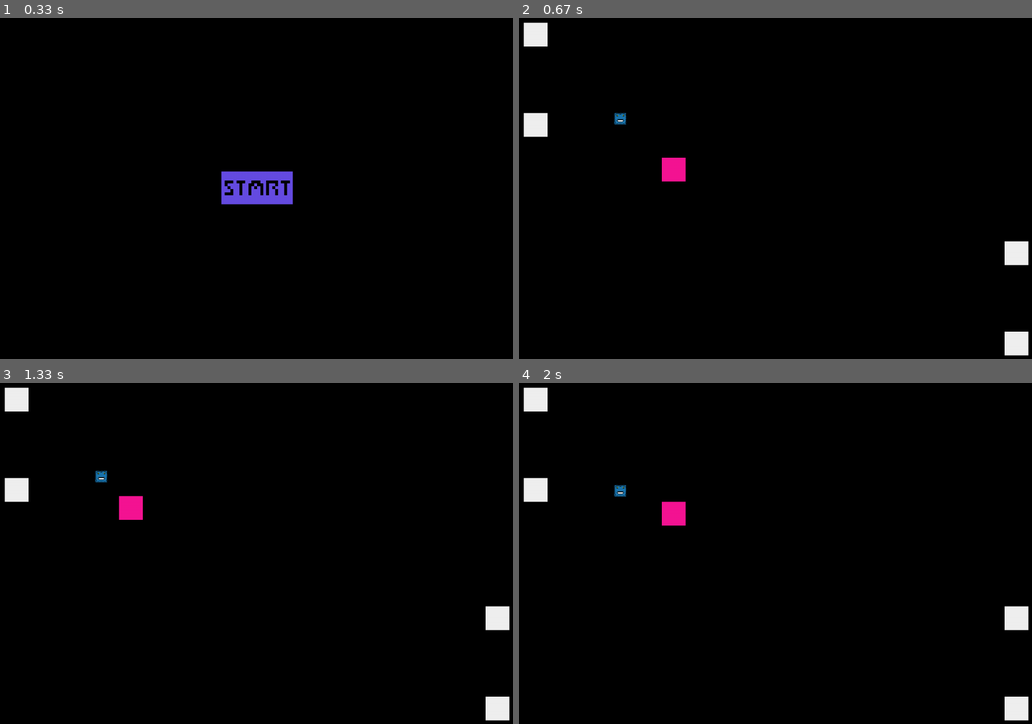
Above: before the commit, frames 1-4 (two rows, left to right).
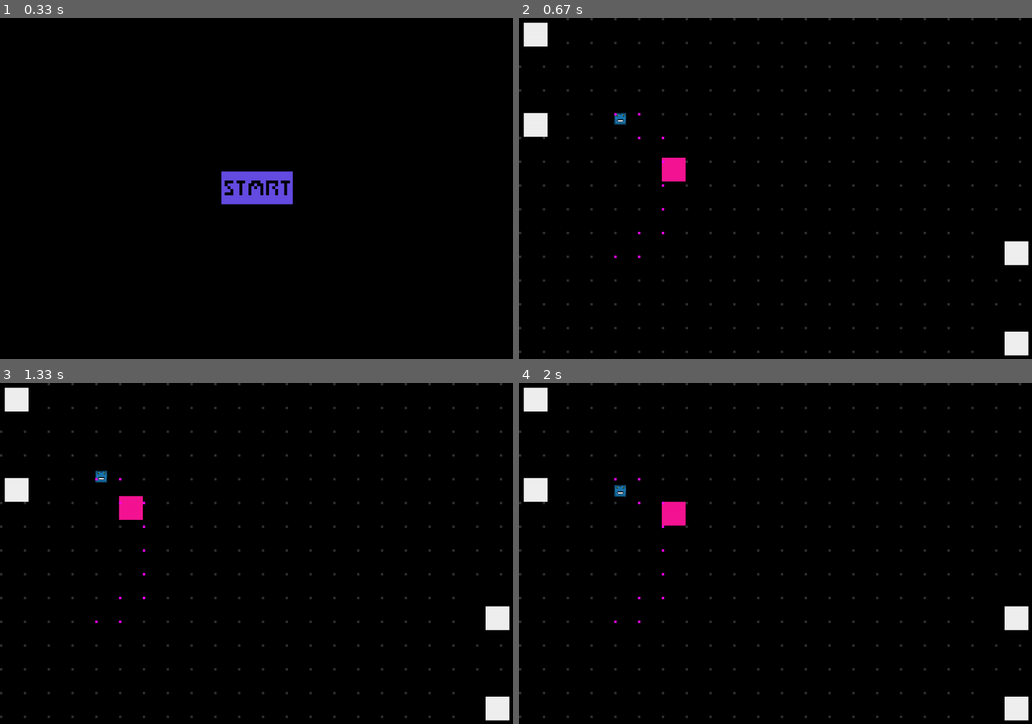
Above: after the commit, the same moments.

Repository: finnstamer/pygameInformatik
Game: pygame game, started from game.py
Same seed, same stepped clock (60 frames per second), same inputs: the game is played once before the commit and once after it.
Inputs (mouse positions are in pixels of both pictures, inside the frame that each line leads up to):
- Up to frame 1 (0.33 s): no input
- Up to frame 2 (0.67 s): click (775, 188) at 0.38 s
- Up to frame 3 (1.33 s): click (420, 543) at 0.72 s; tap W at 1 s
- Up to frame 4 (2 s): tap D at 1.33 s; tap S at 1.67 s

Frame 1 is identical in both runs. In frame 2, 1.0% of the frame differs, in the area x 0-98%, y 0-99%; in frame 3, 1.0%; in frame 4, 1.0%.

Commit message:
Fixed Collision and Level Reset

Diff:
--- a/base/core/Action/MovementRoutine.py
+++ b/base/core/Action/MovementRoutine.py
@@ -14,7 +14,7 @@
         self.grid = NodeStorage.findGrid(self.object)
         self.pathVisualizer = NodeVisualizer([])
         self.gridVisualizer = NodeVisualizer([], (50, 50, 50))
-        self.gridVisualizer.setNodes(self.grid)
+        self.gridVisualizer.setNodes(self.grid).start()
 
         self.middlewareHandler.on("start", lambda: Events.subscribe("game.tick", self.run))
         self.middlewareHandler.on("stop", lambda: Events.unsubscribe("game.tick", self.run))
@@ -37,4 +37,4 @@
             lastPos = self.actions[-1].endState if len(self.actions) > 0 else self.object.pos
             actions.append(MovementAction(self.object, n.pos))
         self.setActions(actions)
-        self.pathVisualizer.setNodes(path)
+        self.pathVisualizer.setNodes(path).start()
--- a/base/core/Game.py
+++ b/base/core/Game.py
@@ -61,7 +61,6 @@
 
         Game.currentLevel = levelId
         if levelId in Game.levels:
-            print(Game.currentLevel)
             Game.level().load()
             return
         raise LookupError(f"Level '{levelId}' not found.")
--- a/base/core/Level/AbstractLevel.py
+++ b/base/core/Level/AbstractLevel.py
@@ -38,4 +38,4 @@
     # Entfernt alle Objekte aus dem Level und lädt es neu
     def reset(self):
         self.delete()
-        self.make()
+        self.load()
--- a/base/objects/Enemy.py
+++ b/base/objects/Enemy.py
@@ -2,13 +2,11 @@
 from pygame import Vector2
 from base.core.Action.MovementRoutine import MovementRoutine
 from base.core.Dependencies.CollisionWatcher import CollisionWatcher
-from base.core.Event.Event import Event
 from base.core.Event.Events import Events
 from base.core.Game import Game
 from base.core.Level.AbstractLevel import AbstractLevel
 from base.core.Object.Factory import Factory
 from base.core.Object.GameObject import GameObject
-from base.objects.Actions.Actions.MovementAction import MovementAction
 from random import randrange
 
 from base.objects.Actions.Routines.FollowObjectRoutine import FollowObjectRoutine
@@ -16,8 +14,8 @@
 class Enemy(GameObject):
     def __init__(self, pos: Vector2 = ..., width: int = 0, height: int = 0, color: Tuple = ...) -> None:
         super().__init__(pos=pos, width=width, height=height, color=(255, 130, 201))
-        self.alertedRadius = Vector2(200, 200)
-        self.sleepRadius = Vector2(400, 400)
+        self.alertedRadius = Vector2(300, 300)
+        self.sleepRadius = Vector2(450, 450)
         self.alertedRadiusObject = GameObject(self.pos, self.alertedRadius.x, self.alertedRadius.y)
         self.sleepRadiusObject = GameObject(self.pos, self.sleepRadius.x, self.sleepRadius.y)
         AbstractLevel.bind(self.alertedRadiusObject, self.sleepRadiusObject)
@@ -32,21 +30,25 @@
         self.health = 100
 
 
-        # Events.subscribe("Level.loaded", self.onLoad)
+        Events.subscribe("Level.loaded", self.onLoad)
         Events.subscribe(f"{player.id}.moved", self.onMovement)
         Events.subscribe(f"{self.id}.moved", self.onMovement)
         Events.subscribe("game.tick", self.onTick)
         Events.subscribe(f"{self.id}.died", self.onDied)
 
-        self.movement = MovementRoutine(self)
-        self.follow = FollowObjectRoutine(self, Factory.get("player"))
+
+
 
         collisionWithPlayerEvent, _ = CollisionWatcher.watch(self, player)
         Events.subscribe(collisionWithPlayerEvent, self.onPlayerCollision)
 
+    # Lade Routinen, wenn alle nonFluidsSolids geladen sind
+    def onLoad(self, e):
+        print("Loaded")
+        self.movement = MovementRoutine(self)
+        self.follow = FollowObjectRoutine(self, Factory.get("player"))
 
     def onPlayerCollision(self, e):
-        print("H")
         Game.level().reset()
 
     def onMovement(self, event):
